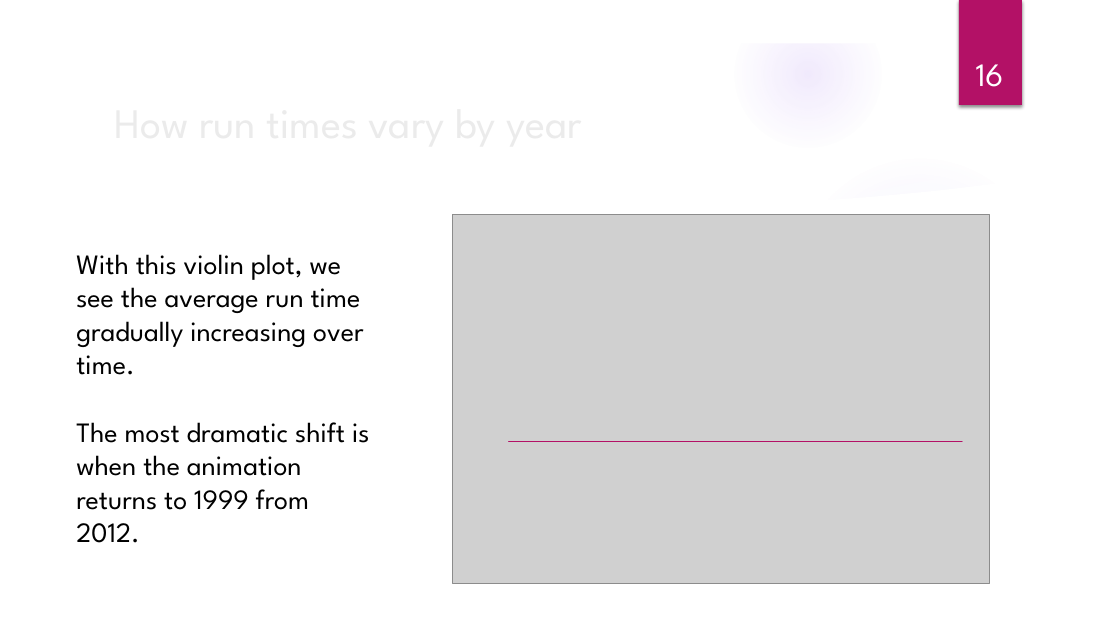
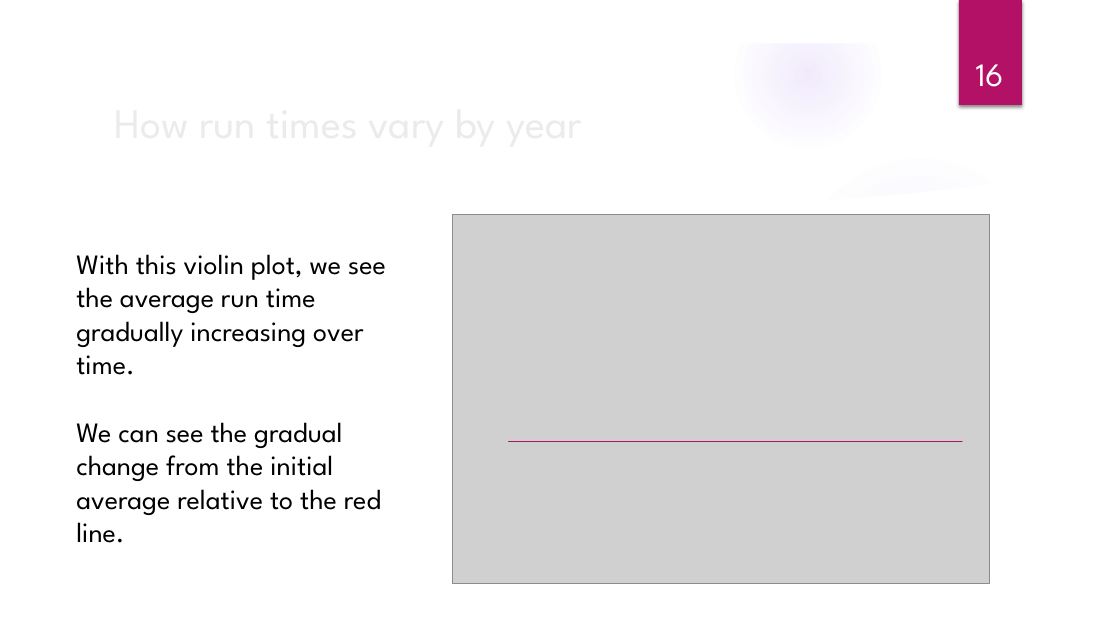
Before and after one commit to elkinst65/QTW_08, a slide deck: slide 16 of infographic.pptx. Drawn at 1120x630 pixels with LibreOffice and Linux fonts; fonts in the diff are those of the drawing; grey boxes stand for pictures; background and template pictures are left out. Boxes give left, top, right and bottom in pixels: in the first picture for what was removed or moved away, otherwise in the second. Text is boxed around its words. In the diff, an @@ line names an element or a change of style, - is before the commit and + after.

```diff
--- a/infographic.pptx
+++ b/infographic.pptx
@@ text at box(76, 422, 381, 543): text changed @@
-The most dramatic shift is when the animation returns to 1999 from 2012.
+We can see the gradual change from the initial average relative to the red line.
```
Also in this commit, not shown: 5 other slides changed.
